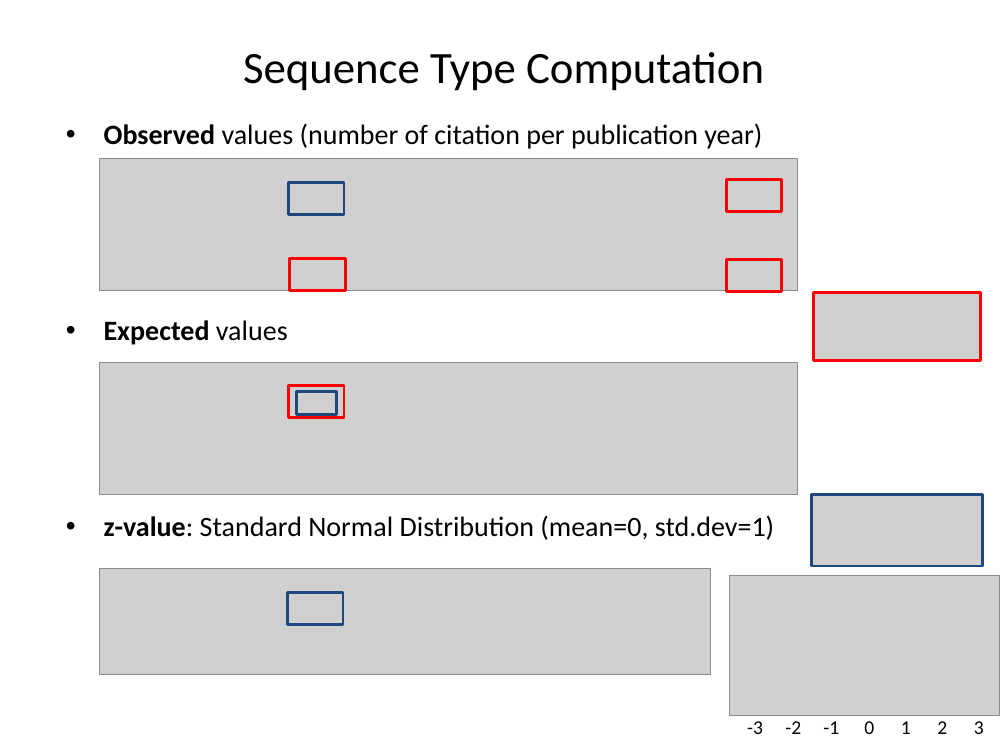
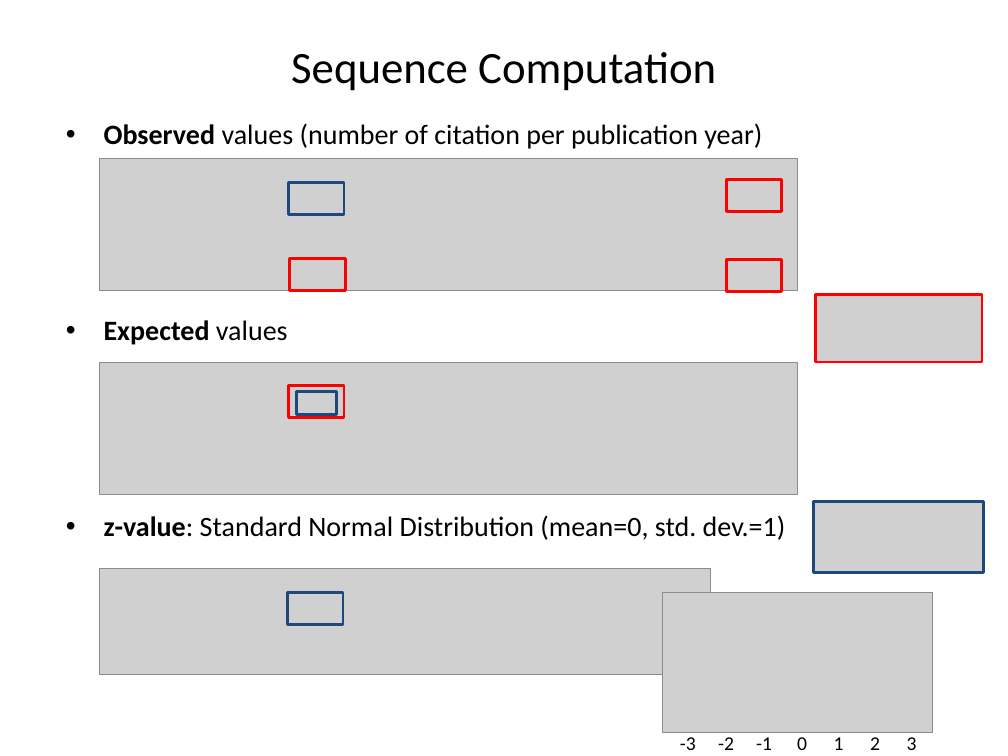
Before and after one commit to andreas-thor/cre, a slide deck: slide 8 of docs/slides/cre_overview.pptx (slide 6 before the commit). Drawn at 1008x756 pixels with LibreOffice and Linux fonts; fonts in the diff are those of the drawing; grey boxes stand for pictures. Boxes give left, top, right and bottom in pixels: in the first picture for what was removed or moved away, otherwise in the second. Text is boxed around its words. In the diff, an @@ line names an element or a change of style, - is before the commit and + after.

```diff
--- a/docs/slides/cre_overview.pptx
+++ b/docs/slides/cre_overview.pptx
@@ title at <box>291,52,716,91</box>: text changed @@
-Sequence Type Computation
+Sequence Computation
@@ picture: place and size @@
-picture at <box>811,495,982,566</box>
+picture at <box>813,501,984,573</box>
@@ text at <box>104,515,786,540</box>: text changed @@
-• z-value: Standard Normal Distribution (mean=0, std.dev=1)
+• z-value: Standard Normal Distribution (mean=0, std. dev.=1)
@@ picture: place and size @@
-picture at <box>730,576,1000,716</box>
+picture at <box>662,593,932,733</box>
@@ text "-3 -2 -1 0 1 ...": place and size @@
-text "-3 -2 -1 0 1 ..." at <box>747,721,984,734</box>
+text "-3 -2 -1 0 1 ..." at <box>680,737,917,750</box>
```
Also in this commit, not shown: 3 other slides changed, 5 slides added, 2 other files.
